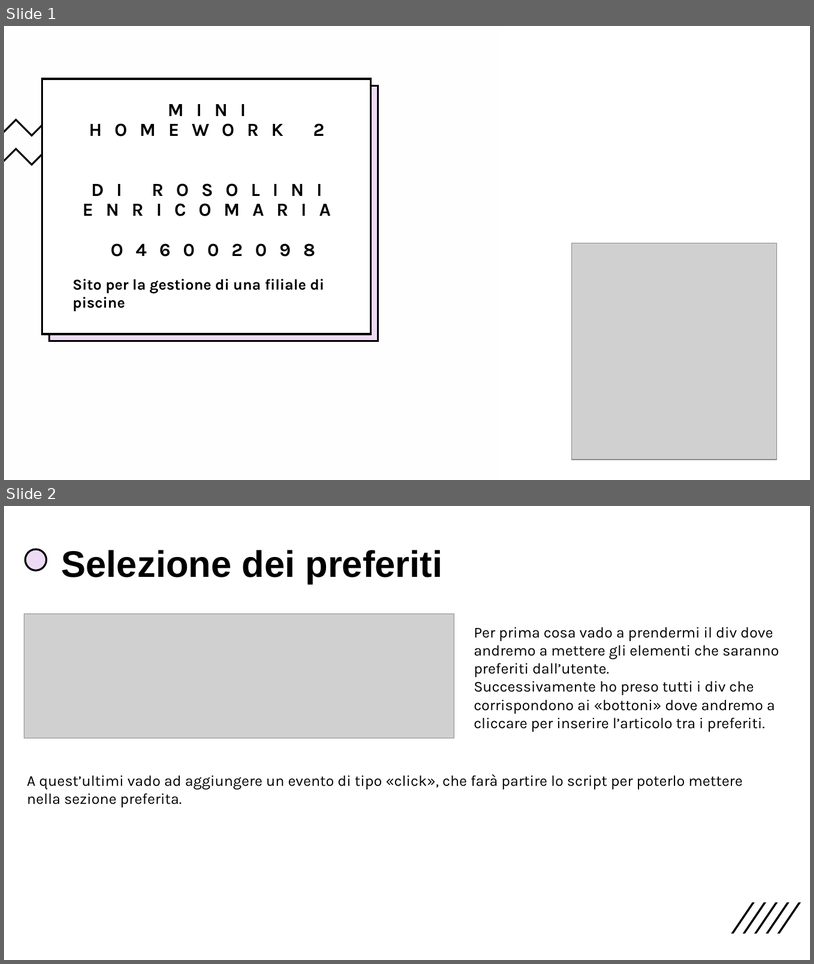
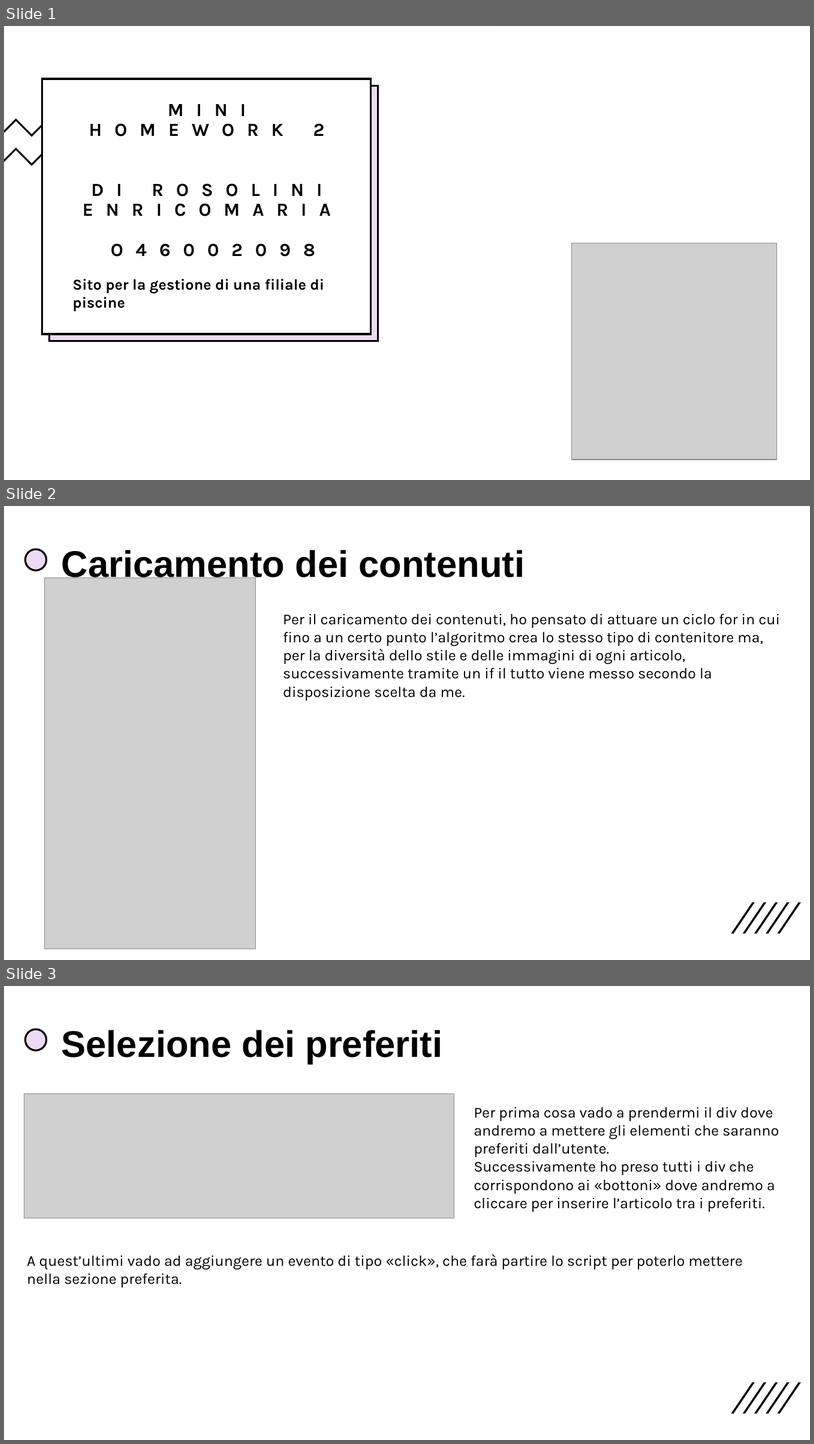
Before and after one commit to Hentoo99/mhw2, a slide deck: mhw2.pptx. Shown one above the other, each under a label of ours: slides 1 and 2 before the commit, slides 1, 2 and 3 after it. The pictures are 814x964 and 814x1444 pixels, drawn with LibreOffice and Linux fonts; fonts in the diff are those of the drawing; grey boxes stand for pictures; background and template pictures are left out. Boxes give left, top, right and bottom in pixels: in the first picture for what was removed or moved away, otherwise in the second. Text is boxed around its words. In the diff, an @@ line names an element or a change of style, - is before the commit and + after.

Commit message:
Versione del caricamento dei dati migliorata.

```diff
--- a/mhw2.pptx
+++ b/mhw2.pptx
@@ slide 2 added at [4, 506, 810, 960], background #FFFFFF; not listed: 6 template elements that a slide beside it also shows @@
@@ text added at [62, 550, 525, 584], 44 pt, text #000000, bold @@
+Caricamento dei contenuti
@@ picture added at [45, 578, 255, 948] @@
@@ text added at [283, 613, 780, 679], 18 pt, text #000000 @@
+Per il caricamento dei contenuti, ho pensato di attuare un ciclo for in cui fino a un certo punto l’algoritmo crea lo stesso tipo di contenitore ma, per la diversità dello stile e delle immagini di ogni articolo, successivamente tramite un if il tutto viene messo secondo la disposizione scelta da me.
@@ what was slide 2 is now slide 3 @@
```
Also in this commit, not shown: 1 other file.
